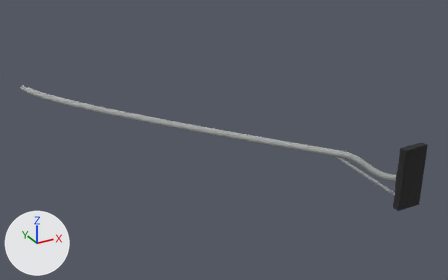
The OBJ model src/main/resources/assets/realgrid/models/block/pole_light_mount/arm_5_left.obj: old version first, new version second.
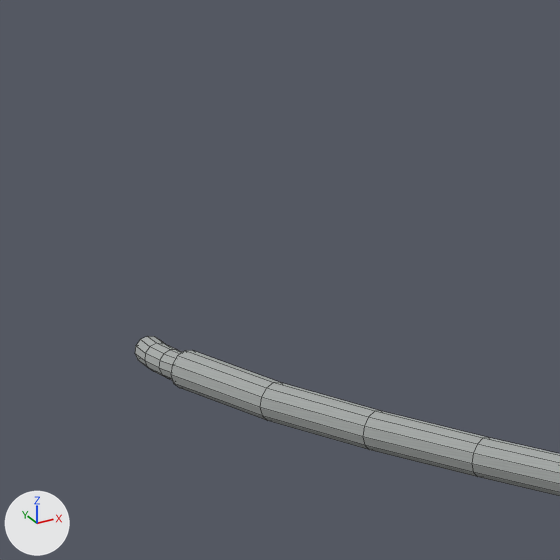
There are two pictures of each version: one whole from a camera (50 mm lens) standing at (-5.145, -6.153, 4.218) and looking at (-1.24, 0.947, 0.668), one close up on the part from 0% to 19% of the width and 12% to 43% of the height. Lighting does not change. The marker at lower left points along +X, +Y and +Z. The first two pictures are the older version. The close-ups show mesh edges as thin lines. Where no turn or scale is listed for an object, it has been applied to the vertices. Vertices at exactly the same position are counted once.

The first close-up shows 'pole_light_mount_5_left'.
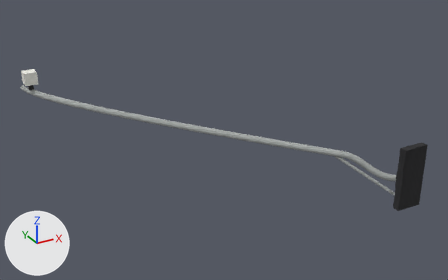
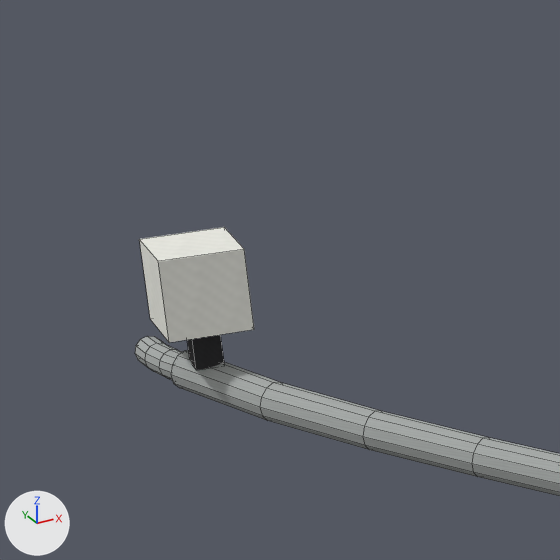
The change, as JSON lines over the scene's bpy script:
```json
{"op": "add", "block": "img_pole_light_mount_porcelain", "code": ["img_pole_light_mount_porcelain = load_image('pole_light_mount_porcelain', '../../../textures/blocks/pole_light_mount_porcelain.png', 16, 16, 'sRGB')"]}
{"op": "add", "block": "mat_porcelain", "code": ["mat_porcelain = principled_material('porcelain')", "mat_porcelain.texture = img_pole_light_mount_porcelain", "mat_porcelain.roughness = 1.0"]}
{"block": "me_pole_light_mount_5_left", "where": "# used by ob_pole_light_mount_5_left; location = (0.0, 0.0, 0.0)"}
{"op": "remove", "block": "me_pole_light_mount_5_left", "code": "me_pole_light_mount_5_left.from_pydata(...)  # 456 vertices, 429 faces; spans x -3.53..0.69, y -1.0..3.19, z 0.06..1.2"}
{"op": "add", "block": "me_pole_light_mount_5_left", "code": "me_pole_light_mount_5_left.from_pydata(...)  # 472 vertices, 441 faces; spans x -3.53..0.69, y -1.0..3.19, z 0.06..1.47"}
{"block": "me_pole_light_mount_5_left", "change": "me_pole_light_mount_5_left part 1: a new loose piece, a box spanning x -3.453..-3.391, y 2.911..2.973, z 1.184..1.278, in mat_clamp (picture img_pole_light_mount_clamp)"}
{"block": "me_pole_light_mount_5_left", "change": "me_pole_light_mount_5_left part 2: a new loose piece, a box spanning x -3.52..-3.33, y 2.85..3.04, z 1.28..1.47, in mat_porcelain (picture img_pole_light_mount_porcelain)"}
{"op": "add", "block": "me_pole_light_mount_5_left", "code": "me_pole_light_mount_5_left.materials.append(mat_porcelain)  # picture img_pole_light_mount_porcelain"}
```

Where the change shows, as pixel boxes (x1, y1, x2, y2) in the close-ups (560 x 560 px):
```json
{"object": "pole_light_mount_5_left", "change": "reshaped", "before": [135, 336, 560, 496], "after": [135, 227, 560, 496]}
{"part": 1, "of": "me_pole_light_mount_5_left", "change": "added", "after": [187, 335, 224, 370]}
{"part": 2, "of": "me_pole_light_mount_5_left", "change": "added", "after": [139, 227, 254, 342]}
```
